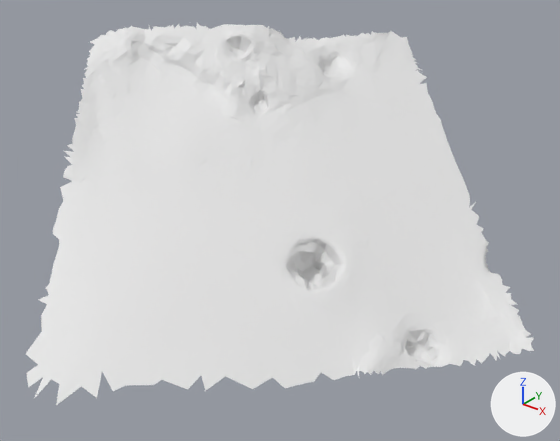
Before and after pictures for a commit that changed the glTF model moon small_tiles/tile_035.glb.
One viewpoint serves both versions: a 50 mm lens placed at (17.4, -18.64, 27.41), pointed at (11.89, -11.75, 23.14). The lights are fixed; the arrows at lower right show +X, +Y and +Z. The older version comes first. Vertices at exactly the same position are counted once.

In view in the first picture: 't35'.
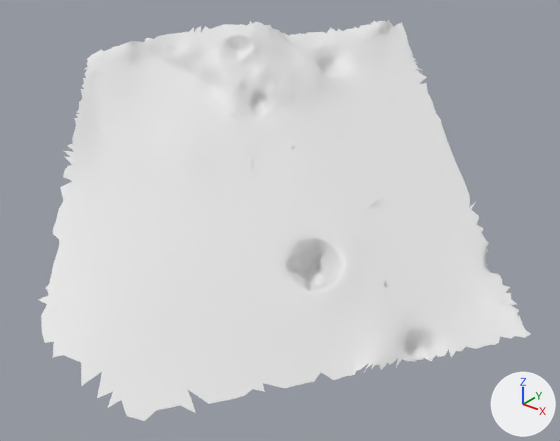
Pixel boxes [x1, y1, x2, y2] of what changed, in the pictures (560 x 441 px; the box of a moved part takes in the faces that stretch with it):
't35', reshaped: before [26, 23, 534, 405]; after [38, 20, 531, 421]
part 1 of me_t35, moved or reshaped: before [26, 332, 102, 405]; after [97, 372, 284, 421]
part 2 of me_t35, moved or reshaped: before [89, 23, 205, 56]; after [240, 20, 407, 41]
part 3 of me_t35, deleted: before [357, 336, 534, 376]

Edits to the bpy script that builds the scene:
```text
Change me_t35:
    used by ob_t35; location = (0.0, 0.0, 0.0)
    remove me_t35.from_pydata(...)  # 2783 vertices, 5276 faces; spans x 8.48..15.03, y -14.97..-8.46, z 21.85..25.18
    add me_t35.from_pydata(...)  # 2725 vertices, 5176 faces; spans x 8.71..14.92, y -14.59..-8.34, z 21.74..25.16
    me_t35 part 1
    10 vertices are removed from x 10.59..11.22, y -14.97..-14.61, z 21.85..22.21
    17 faces are deleted
    13 vertices are added at x 11.68..12.9, y -14.52..-13.28, z 21.74..21.92
    23 new faces join them
    me_t35 part 2
    89 vertices are removed from x 8.48..9.63, y -11.97..-10.79, z 24.77..25.18
    163 faces are deleted
    80 vertices are added at x 10.08..11.56, y -10.38..-8.34, z 24.9..25.16
    158 new faces join them
    me_t35 part 3
    52 vertices are removed from x 13.64..15.03, y -12.49..-10.8, z 21.89..22.19
    101 faces are deleted
```
